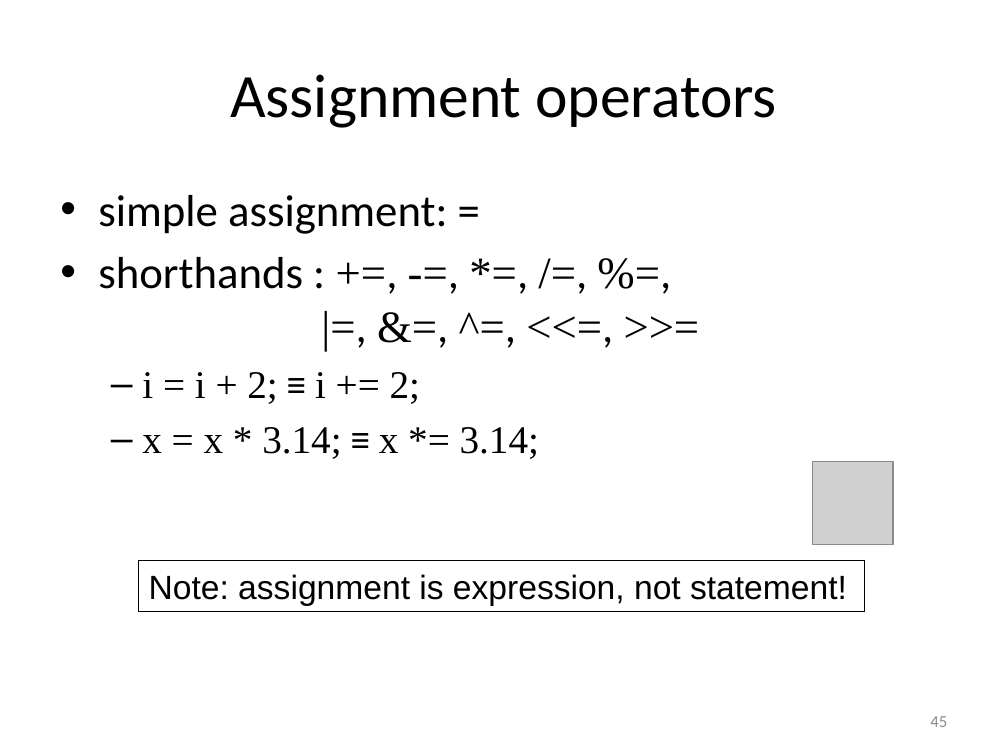
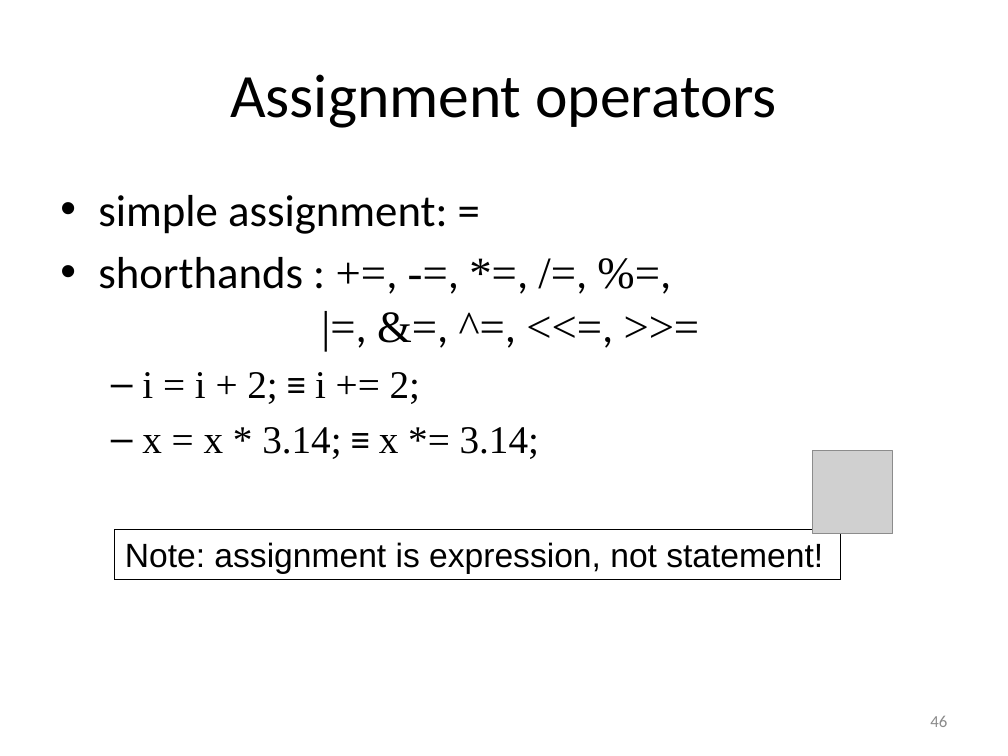
Before and after one commit to gjbex/Scientific-C, a slide deck: slide 46 of scientific_c.pptx (slide 45 before the commit). Drawn at 1008x756 pixels with LibreOffice and Linux fonts; fonts in the diff are those of the drawing; grey boxes stand for pictures. Boxes give left, top, right and bottom in pixels: in the first picture for what was removed or moved away, otherwise in the second. Text is boxed around its words. In the diff, an @@ line names an element or a change of style, - is before the commit and + after.

```diff
--- a/scientific_c.pptx
+++ b/scientific_c.pptx
@@ picture moved from (x1=812, y1=462, x2=893, y2=544) to (x1=812, y1=451, x2=893, y2=533) @@
@@ rectangle "Note: assignment is expression, not ..." moved from (x1=139, y1=560, x2=865, y2=611) to (x1=115, y1=529, x2=841, y2=580) @@
@@ page number at (x1=930, y1=716, x2=947, y2=727): text changed @@
-45
+46
```
Also in this commit, not shown: 1 other slide changed, 1 slide added.
